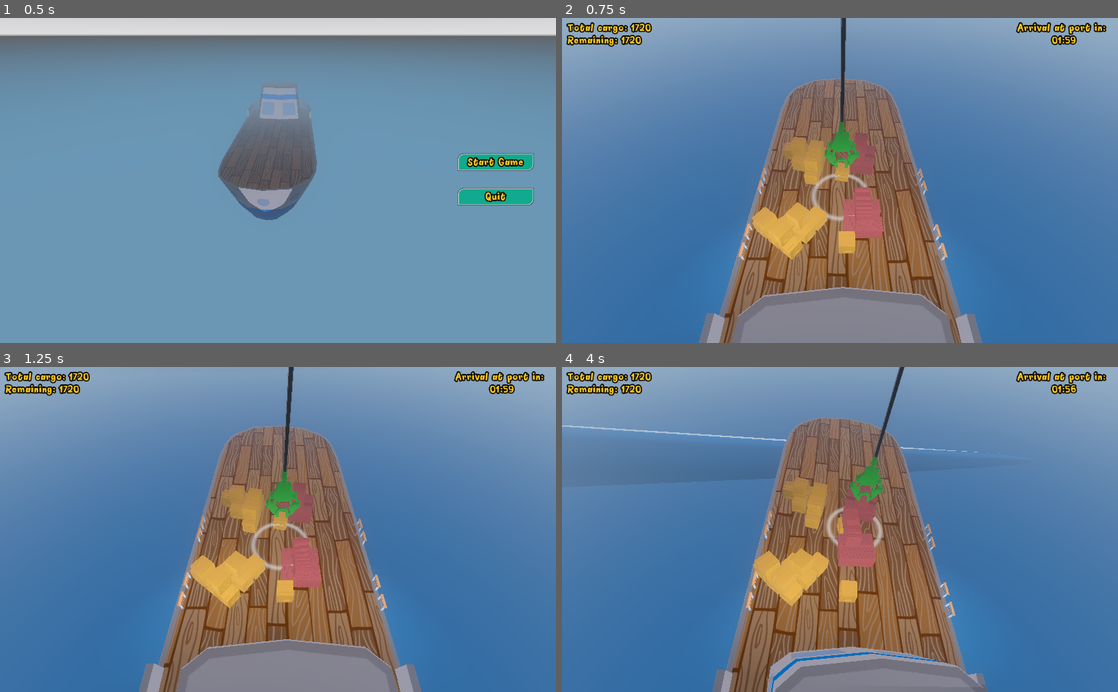
Above: before the commit, frames 1-4 (two rows, left to right).
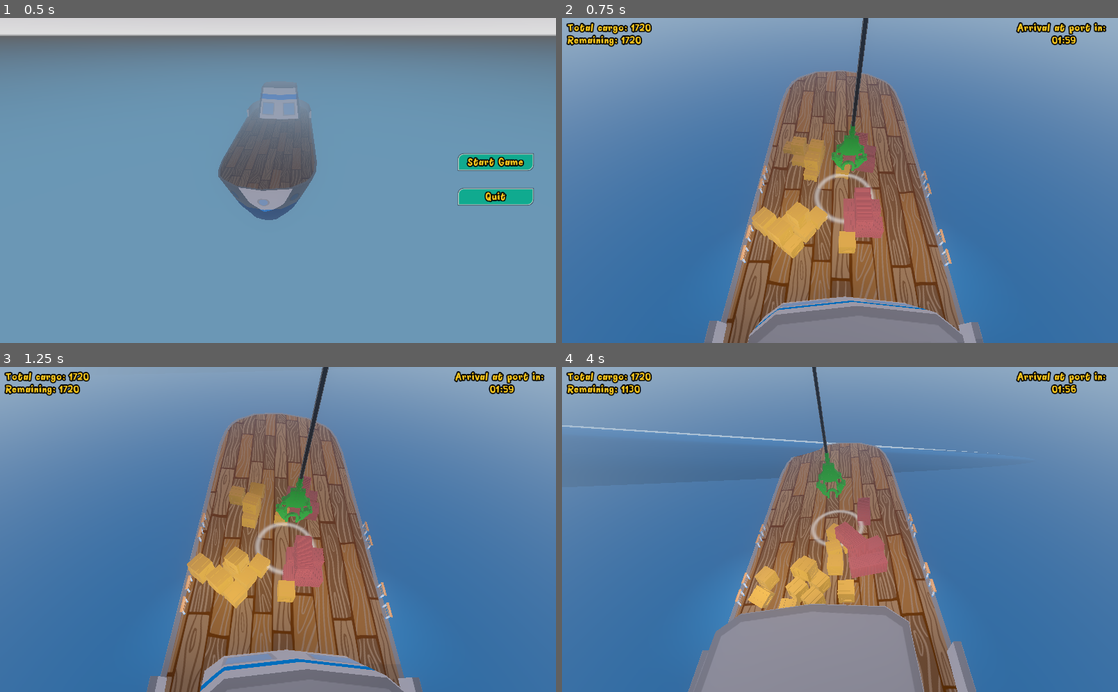
Above: after the commit, the same moments.

Repository: Boivin92/GMTK2020
Game: Godot game, scene res://Game/Menu/MainMenu.tscn
Two runs of this game, one before a commit and one after it. Both use one fixed random seed, a clock stepped at 60 frames per second and the inputs below.
Inputs (mouse positions are in pixels of both pictures, inside the frame that each line leads up to):
- Up to frame 1 (0.5 s): no input
- Up to frame 2 (0.75 s): click "Start Game" at 0.5 s
- Up to frame 3 (1.25 s): no input
- Up to frame 4 (4 s): move the mouse to (962, 513) at 1.27 s; press the mouse at (962, 513) at 1.28 s; hold Right (ui_right) 1.28-2.03 s; move the mouse to (728, 545) at 2.02 s; release the mouse at (728, 545) at 2.03 s; hold Down (ui_down) 2.03-2.78 s; click (728, 545) at 2.1 s; move the mouse to (895, 458) at 2.77 s; press the mouse at (895, 458) at 2.78 s; hold Right (ui_right) 2.78-3.53 s; move the mouse to (812, 594) at 3.52 s; release the mouse at (812, 594) at 3.53 s; hold Up (ui_up) from 3.53 s (still down); click (812, 594) at 3.6 s

Frame 1 is identical in both runs. In frame 2, 12% of the frame differs, in the area x 24-76%, y 0-100%; in frame 3, 15%; in frame 4, 21%, in the area x 11-77%, y 0-100%.

Commit message:
Updates mineures de scripts

Diff:
--- a/Boat/boat_big.gd
+++ b/Boat/boat_big.gd
@@ -1,13 +1,21 @@
 extends StaticBody
 
+export (float, 0, 20, 0.1) var roll_period = 1.0
+export (float, 0, 1, 0.05) var roll_amplitude = 1.0
+export (float, 0, 20, 0.1) var pitch_period = 1.0
+export (float, 0, 1, 0.05) var pitch_amplitude = 1.0
+
 var time_itself = 0
-export (float) var z_axis_dampening = 5
-export (float) var z_axis_speed = 5
-export (float) var x_axis_dampening = 7
-export (float) var x_axis_speed = 8
-
 
 func _physics_process(delta):
-	time_itself+=delta
-	self.rotation.z = sin(time_itself/z_axis_dampening)/z_axis_speed
-	self.rotation.x = -sin(time_itself/x_axis_dampening)/x_axis_speed
+	time_itself += delta
+	rotation.z = get_pitch()
+	rotation.x = get_roll()
+
+func get_roll() -> float:
+	var base = -sin( time_itself * PI / roll_period ) * roll_amplitude / 10
+	return base
+
+func get_pitch() -> float:
+	var base = sin( time_itself * PI / pitch_period ) * pitch_amplitude / 10
+	return base
--- a/Grue/Grue.gd
+++ b/Grue/Grue.gd
@@ -23,7 +23,8 @@
 
 func _ready() -> void:
 	$Effet.gravity = puissance
-	camera = get_node(camera)
+	if control_type != ControlType.Keyboard:
+		camera = get_node(camera)
 
 func _process(delta: float) -> void:
 	var move = Vector3.ZERO
